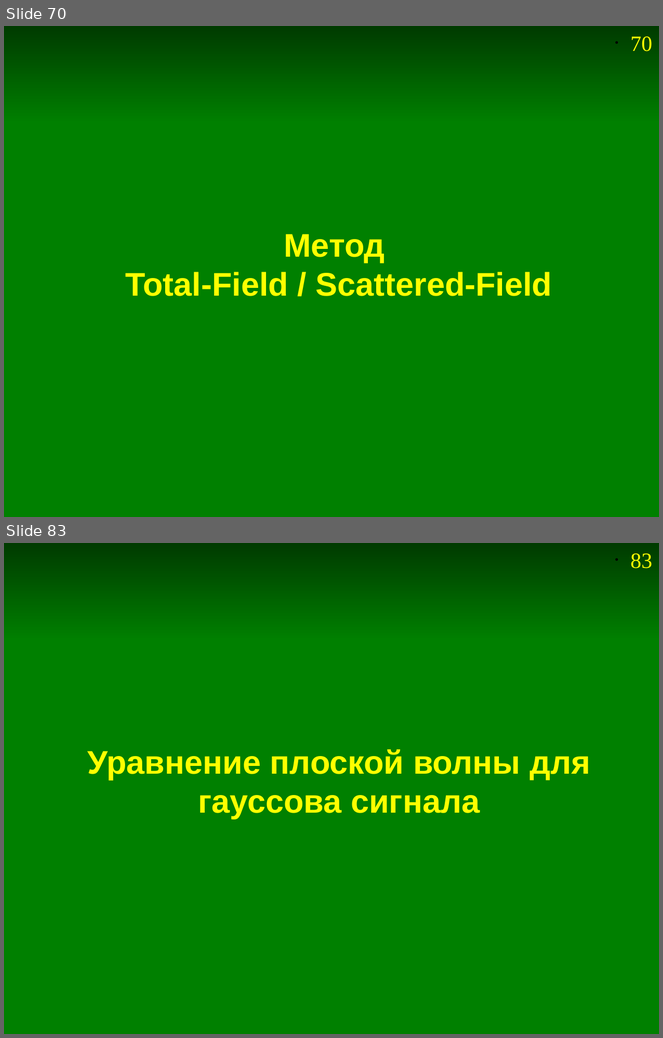
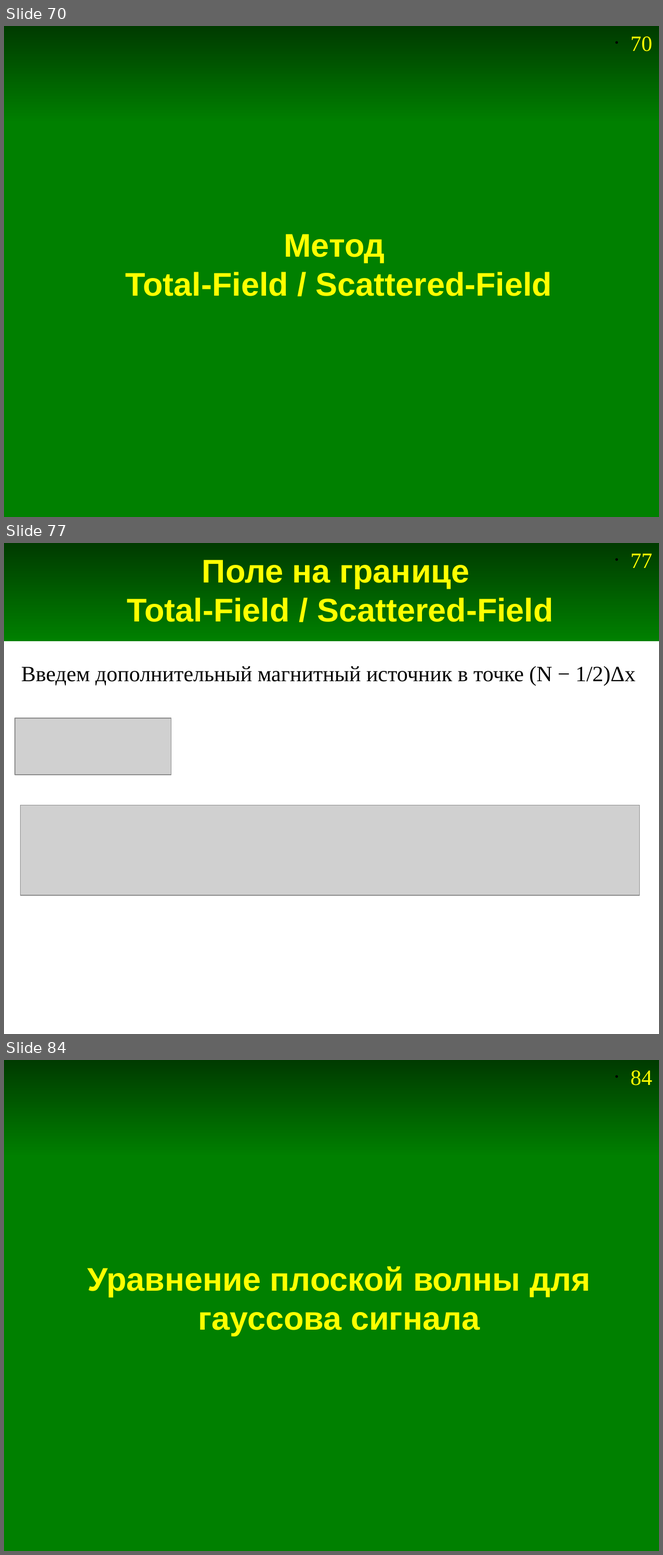
Before and after one commit to andris0147sv/modelling, a slide deck: presentations/2. FDTD.odp. Shown one above the other, each under a label of ours: slides 70 and 83 before the commit, slides 70, 77 and 84 after it; the slides between them are not shown. The pictures are 663x1038 and 663x1555 pixels, drawn with LibreOffice and Linux fonts; fonts in the diff are those of the drawing; grey boxes stand for pictures. Boxes give left, top, right and bottom in pixels: in the first picture for what was removed or moved away, otherwise in the second. Text is boxed around its words. In the diff, an @@ line names an element or a change of style, - is before the commit and + after.

```diff
--- a/presentations/2. FDTD.odp
+++ b/presentations/2. FDTD.odp
@@ slide 77 added at bbox=[4, 543, 659, 1034], background #FFFFFF; not listed: 2 template elements that a slide beside it also shows @@
@@ title added at bbox=[127, 560, 554, 622], 36 pt, text #FFFF00, bold @@
+Поле на границе
+Total-Field / Scattered-Field
@@ text added at bbox=[21, 666, 636, 686], 24 pt, text #000000 @@
+Введем дополнительный магнитный источник в точке (N − 1/2)Δx
@@ picture added at bbox=[15, 718, 172, 775] @@
@@ picture added at bbox=[21, 805, 639, 896] @@
@@ what was slide 83 is now slide 84 @@
@@ page number at bbox=[631, 1070, 652, 1085]: text changed @@
-• 83
+• 84
```
Also in this commit, not shown: 17 slides changed, 5 other files.
